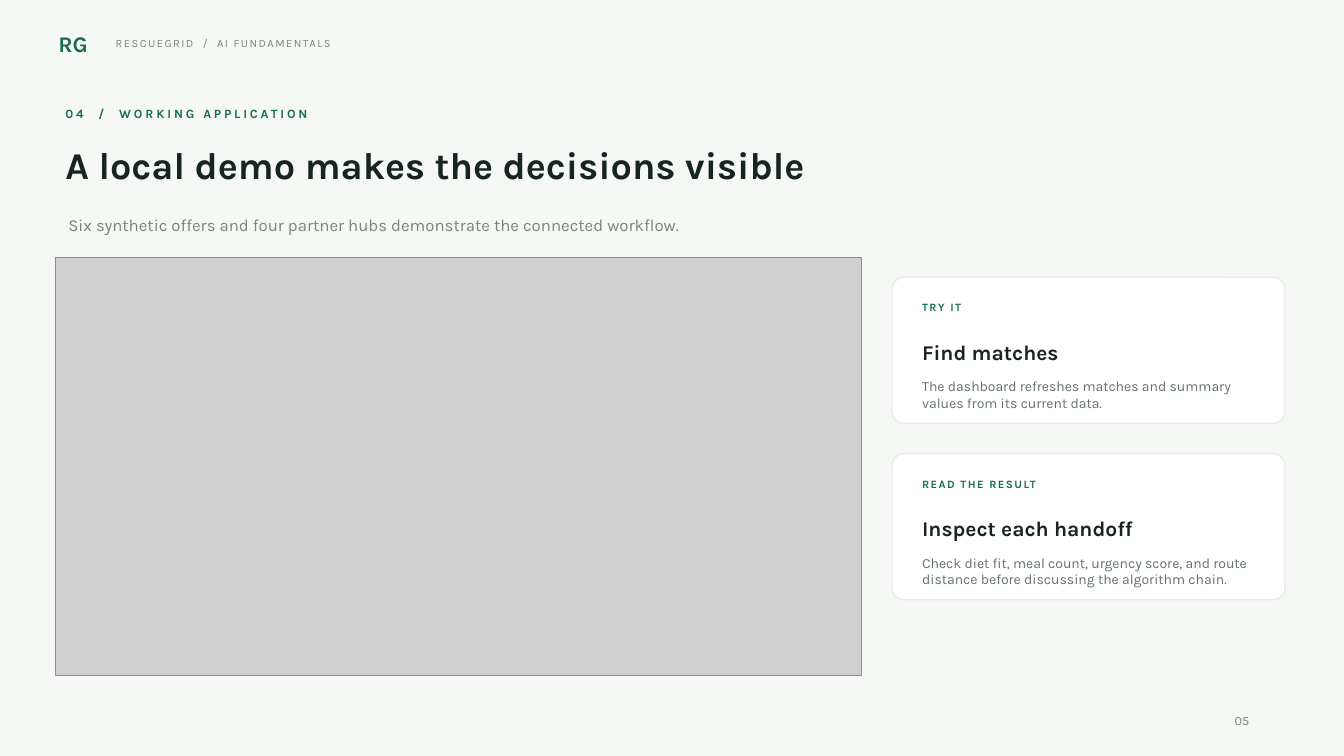
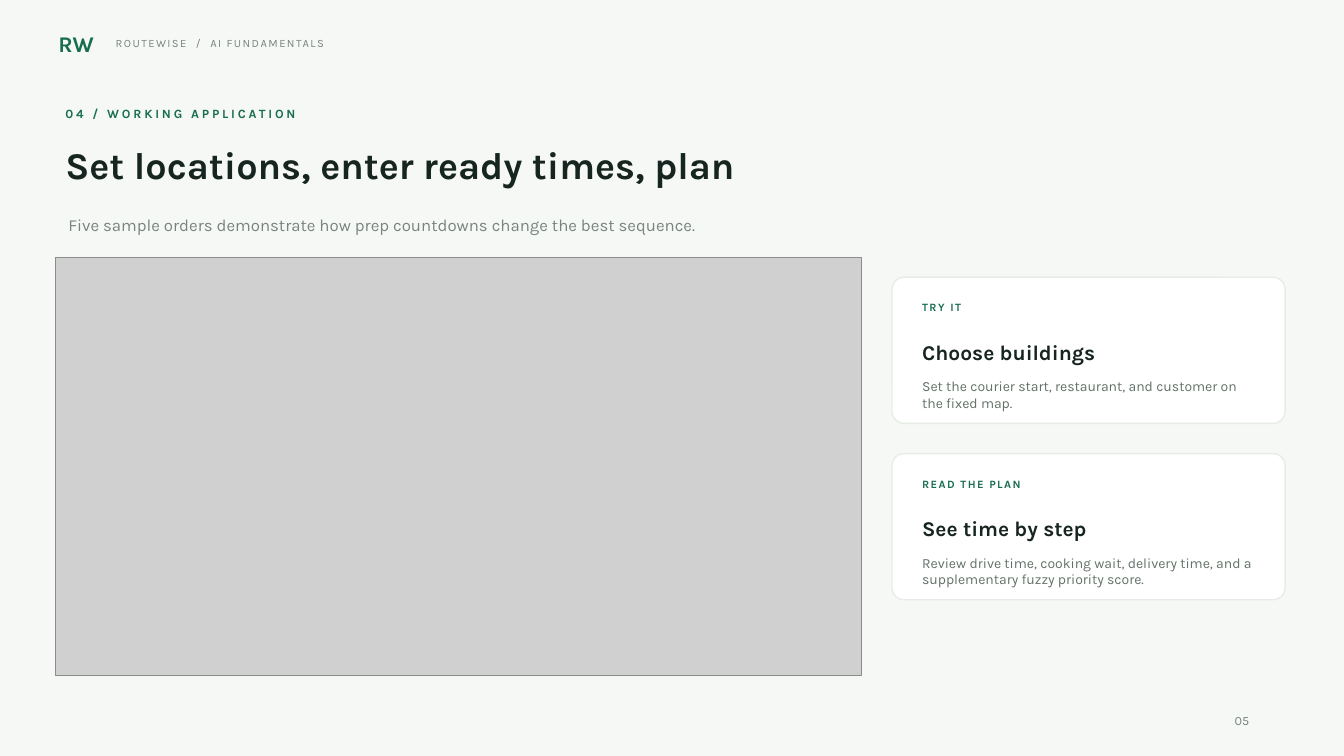
Before and after one commit to mazhidovansar-del/routewise-ai-fundamentals, a slide deck: slide 5 of RescueGrid_Presentation.pptx. Drawn at 1344x756 pixels with LibreOffice and Linux fonts; fonts in the diff are those of the drawing; grey boxes stand for pictures. Boxes give left, top, right and bottom in pixels: in the first picture for what was removed or moved away, otherwise in the second. Text is boxed around its words. In the diff, an @@ line names an element or a change of style, - is before the commit and + after.

Commit message:
Prototype courier route planning demo

```diff
--- a/RescueGrid_Presentation.pptx
+++ b/RescueGrid_Presentation.pptx
@@ text at box(58, 37, 94, 52): text changed @@
-RG
+RW
@@ text at box(106, 33, 610, 53): text changed @@
-RESCUEGRID / AI FUNDAMENTALS
+ROUTEWISE / AI FUNDAMENTALS
@@ text "04 / WORKING APPLICATION" rewrapped from box(65, 109, 307, 118) to box(65, 109, 295, 118) @@
@@ text at box(65, 152, 734, 188): text changed @@
-A local demo makes the decisions visible
+Set locations, enter ready times, plan
@@ text at box(68, 219, 695, 235): text changed @@
-Six synthetic offers and four partner hubs demonstrate the connected workflow.
+Five sample orders demonstrate how prep countdowns change the best sequence.
@@ text at box(922, 345, 1095, 366): text changed @@
-Find matches
+Choose buildings
@@ text at box(922, 381, 1237, 412): text changed @@
-The dashboard refreshes matches and summary values from its current data.
+Set the courier start, restaurant, and customer on the fixed map.
@@ text at box(922, 480, 1020, 488): text changed @@
-READ THE RESULT
+READ THE PLAN
@@ text at box(922, 521, 1086, 542): text changed @@
-Inspect each handoff
+See time by step
@@ text at box(922, 558, 1252, 588): text changed @@
-Check diet fit, meal count, urgency score, and route distance before discussing the algorithm chain.
+Review drive time, cooking wait, delivery time, and a supplementary fuzzy priority score.
```
Also in this commit, not shown: 2 other slides changed, 3 slides added, 3 slides removed, 10 other files.
